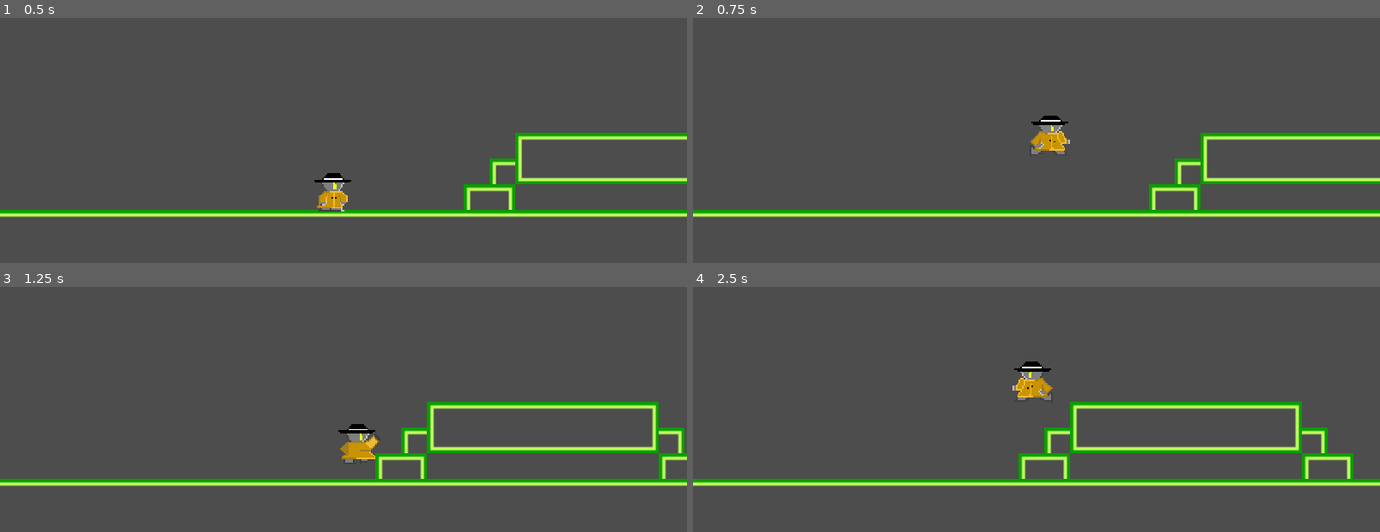
Above: before the commit, frames 1-4 (two rows, left to right).
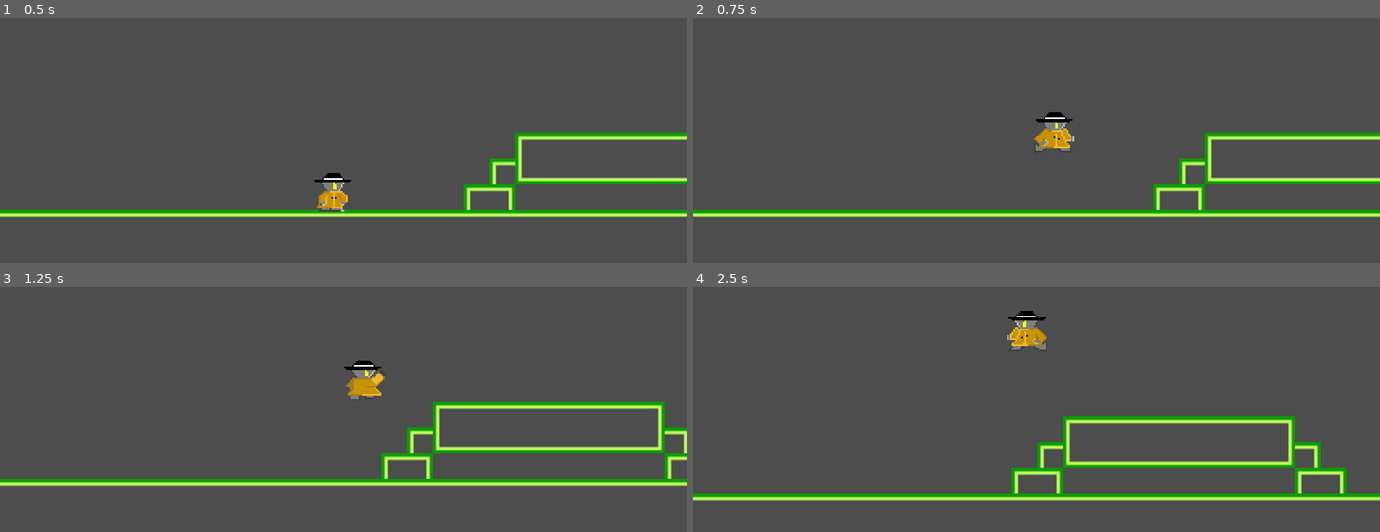
Above: after the commit, the same moments.

Repository: cooleast12/cyberdefender
Game: Godot game, scene res://movementtest.tscn
The game is run twice, just before and just after one commit, with the same random seed, the same clock (stepped at 60 frames per second) and the same inputs.
Inputs:
- Up to frame 1 (0.5 s): no input
- Up to frame 2 (0.75 s): tap Enter at 0.5 s; hold D (move_right) from 0.53 s (still down); tap Space (jump) at 0.6 s
- Up to frame 3 (1.25 s): keep holding D (move_right); tap Space (jump) at 0.77, 1.07 s
- Up to frame 4 (2.5 s): tap Space (jump) at 1.35, 1.52, 1.82, 2.1 s; release D (move_right) at 2.03 s; hold A (move_left) from 2.03 s (still down)

Frame 1 is identical in both runs. In frame 2, 1.3% of the frame differs, in the area x 49-76%, y 38-79%; in frame 3, 2.7%; in frame 4, 14%, in the area x 0-100%, y 9-88%.

Commit message:
Add files via upload

Diff:
--- a/Real Godot Files/movementtest.tscn
+++ b/Real Godot Files/movementtest.tscn
@@ -319,4 +319,10 @@
 limit_right = 1000000
 limit_bottom = 450
 position_smoothing_enabled = true
-position_smoothing_speed = 15.0
+position_smoothing_speed = 9.8
+
+[node name="DashCoolDown" type="Timer" parent="CharacterBody2D"]
+wait_time = 0.5
+one_shot = true
+
+[connection signal="timeout" from="CharacterBody2D/DashCoolDown" to="CharacterBody2D" method="_on_timer_timeout"]
--- a/Real Godot Files/realcharmovement.gd
+++ b/Real Godot Files/realcharmovement.gd
@@ -1,21 +1,29 @@
 extends CharacterBody2D
 
 const SPEED = 100.0
-const JUMP_VELOCITY = -320.0
+const JUMP_VELOCITY = -400.0
 
 var gravity = ProjectSettings.get_setting("physics/2d/default_gravity")
 
+const DASH = 1000
+var dash_is_ready: bool = true
+var dashing: bool = false
+var dashDirection = Vector2(1, 0)
 
 
 func _physics_process(delta):
-	if not is_on_floor():
+	if not is_on_floor() and !dashing:
 		velocity.y += gravity * delta
 
 	if Input.is_action_just_pressed("jump") and is_on_floor():
 		velocity.y = JUMP_VELOCITY
 
+	if Input.is_action_just_released("jump") and velocity.y < 0:
+		velocity.y = JUMP_VELOCITY / 2
+
+
 	var direction = Input.get_axis("move_left", "move_right")
-	if direction:
+	if direction and !dashing:
 		velocity.x = direction * SPEED
 		if velocity.x<0:
 			$AnimatedSprite2D.flip_h = true
@@ -27,4 +35,23 @@
 		velocity.x = move_toward(velocity.x, 0, SPEED / 2)
 		$AnimatedSprite2D.play("Idle")
 
+	if Input.is_action_just_pressed("dash") and dash_is_ready:
+		if $AnimatedSprite2D.flip_h:
+			dashDirection = Vector2(-1, 0)
+		if !$AnimatedSprite2D.flip_h:
+			dashDirection = Vector2(1, 0)
+
+		velocity = dashDirection.normalized() * DASH
+		dash_is_ready = false
+		dashing = true
+		await get_tree().create_timer(0.2).timeout
+		dashing = false
+		$DashCoolDown.start()
+
 	move_and_slide()
+
+
+
+
+func _on_timer_timeout():
+	dash_is_ready = true # Replace with function body.
